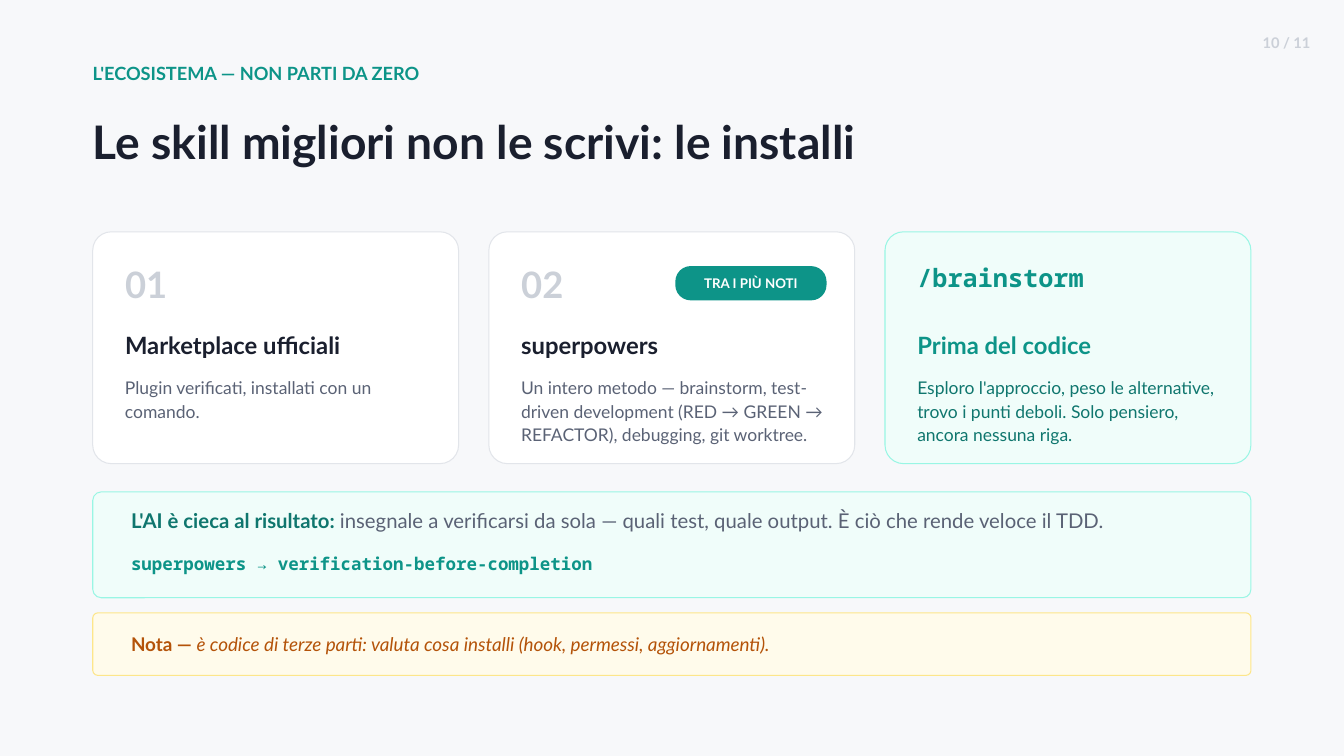
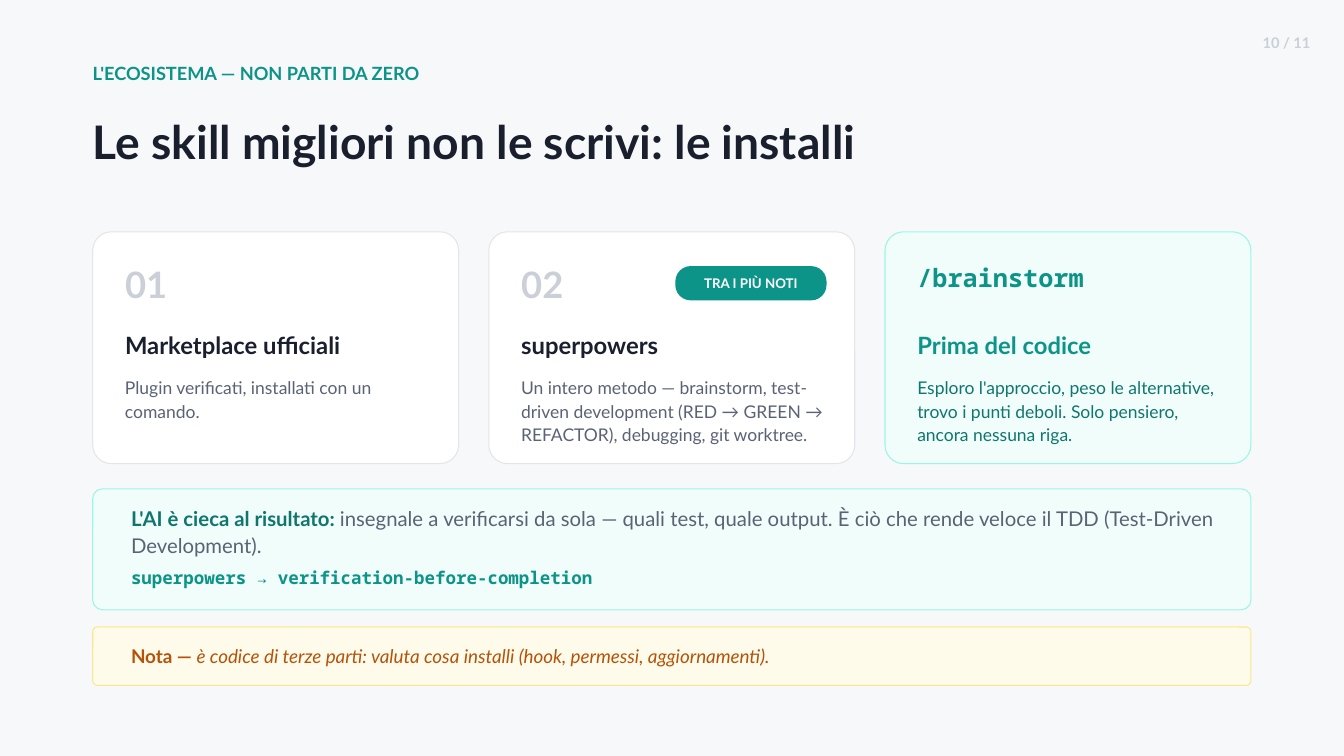
Before and after one commit to gbraccini/vibe-coding-genomedics, a slide deck: slide 10 of vibe-coding-genomedics.pptx. Drawn at 1344x756 pixels with LibreOffice and Linux fonts; fonts in the diff are those of the drawing. Boxes give left, top, right and bottom in pixels: in the first picture for what was removed or moved away, otherwise in the second. Text is boxed around its words. In the diff, an @@ line names an element or a change of style, - is before the commit and + after.

Commit message:
Rimuovi hint navigazione, espandi TDD in Test-Driven Development

```diff
--- a/vibe-coding-genomedics.pptx
+++ b/vibe-coding-genomedics.pptx
@@ rounded rectangle: place and size @@
-rounded rectangle at [93, 492, 1251, 598]
+rounded rectangle at [93, 489, 1251, 610]
@@ text at [131, 508, 1213, 557]: text changed @@
-L'AI è cieca al risultato: insegnale a verificarsi da sola — quali test, quale output. È ciò che rende veloce il TDD.
+L'AI è cieca al risultato: insegnale a verificarsi da sola — quali test, quale output. È ciò che rende veloce il TDD (Test-Driven Development).
@@ text "superpowers → verification-before-completion": place and size @@
-text "superpowers → verification-before-completion" at [131, 556, 593, 575]
+text "superpowers → verification-before-completion" at [131, 570, 593, 589]
@@ rounded rectangle: place and size @@
-rounded rectangle at [93, 613, 1251, 676]
+rounded rectangle at [93, 627, 1251, 686]
@@ text "Nota — è codice di ...": place and size @@
-text "Nota — è codice di ..." at [131, 636, 770, 655]
+text "Nota — è codice di ..." at [131, 648, 770, 667]
```
Also in this commit, not shown: 1 other file.
